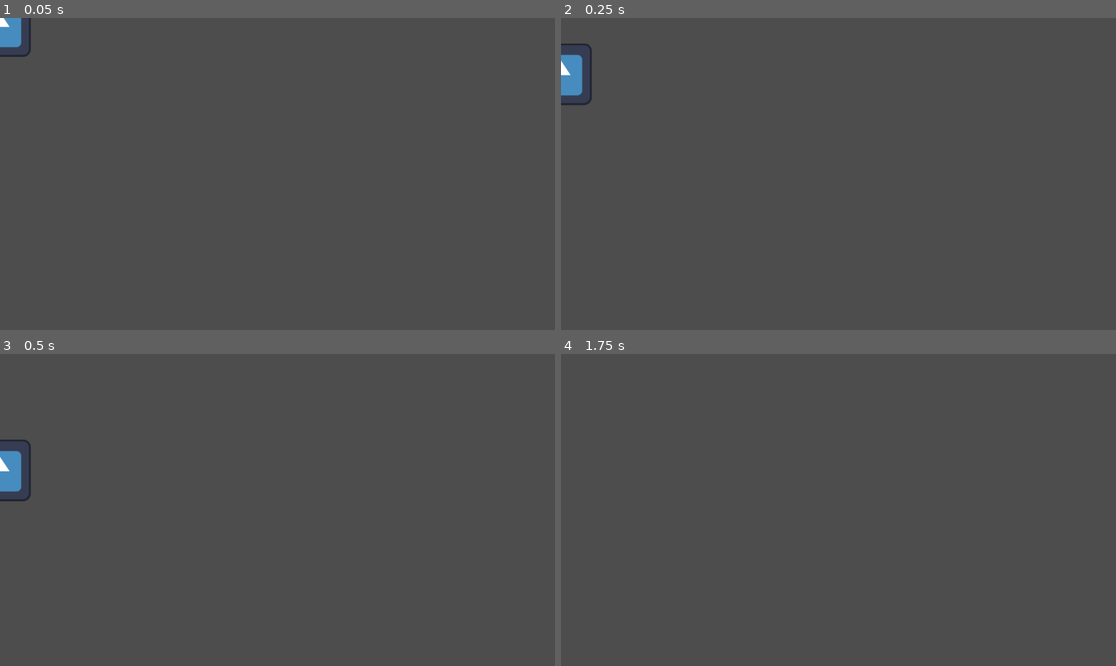
Above: before the commit, frames 1-4 (two rows, left to right).
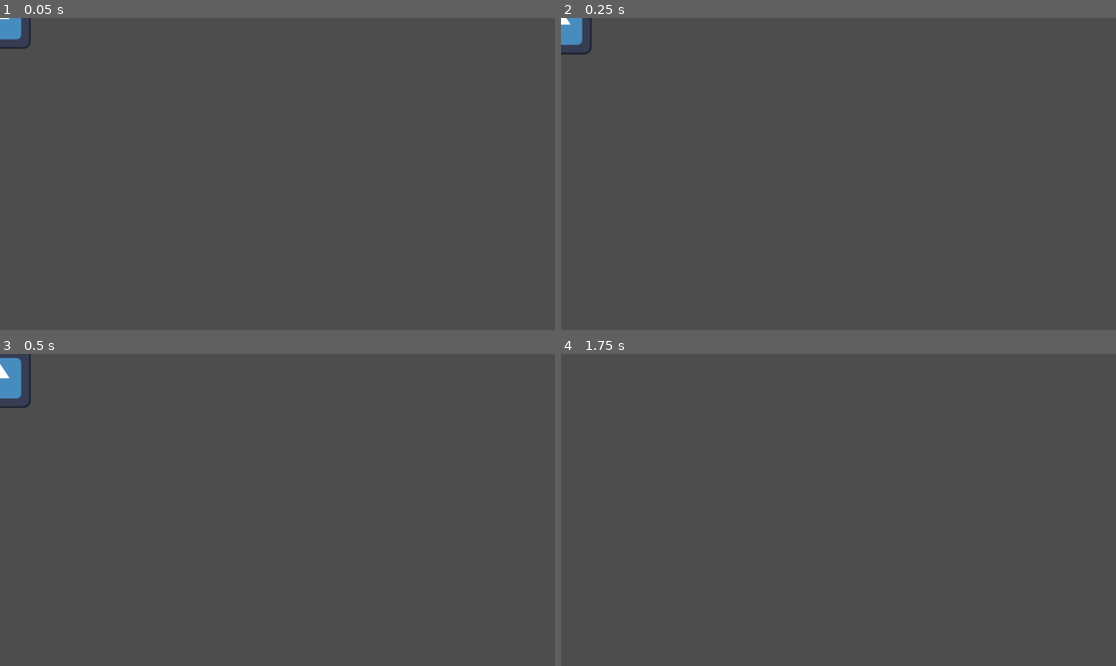
Above: after the commit, the same moments.

Repository: ubeslug/safety-first
Game: Godot game, scene res://scenes/performer/performer.tscn
The game is run twice, just before and just after one commit, with the same random seed, the same clock (stepped at 60 frames per second) and the same inputs. The project has no main scene, so this scene is started directly. The engine's default icon, where the game draws it, is replaced by a stand-in: a white triangle on a blue panel in a dark square.
Inputs:
- Up to frame 1 (0.05 s): no input
- Up to frame 2 (0.25 s): no input
- Up to frame 3 (0.5 s): no input
- Up to frame 4 (1.75 s): hold Space (performer_jump, bound only after the commit) 0.53-1.28 s; hold D (performer_right) from 0.53 s (still down); tap Space (performer_jump, bound only after the commit) at 1.35, 1.52 s

The runs differ from the first frame. In frame 1, 0.2% of the frame differs, in the area x 0-6%, y 0-13%; in frame 2, 1.0%; in frame 3, 1.3%, in the area x 0-6%, y 0-48%; in frame 4, nothing differs.
Error after the commit: Invalid assignment of property or key 'text' with value of type 'String' on a base object of type 'null instance'. (res://scripts/performer.gd:8)

Commit message:
performer jump state

Diff:
--- a/safety-first/project.godot
+++ b/safety-first/project.godot
@@ -28,6 +28,11 @@
 , Object(InputEventKey,"resource_local_to_scene":false,"resource_name":"","device":-1,"window_id":0,"alt_pressed":false …(186 unchanged characters)…
 ]
 }
+performer_jump={
+"deadzone": 0.2,
+"events": [Object(InputEventKey,"resource_local_to_scene":false,"resource_name":"","device":-1,"window_id":0,"alt_pressed":false,"shift_pressed":false,"ctrl_pressed":false,"meta_pressed":false,"pressed":false,"keycode":0,"physical_keycode":32,"key_label":0,"unicode":32,"location":0,"echo":false,"script":null)
+]
+}
 
 [rendering]
 
--- a/safety-first/scenes/menus/title.tscn
+++ b/safety-first/scenes/menus/title.tscn
@@ -1,3 +1,26 @@
 [gd_scene format=3 uid="uid://cwdkuji0ariaj"]
 
 [node name="Title" type="Node2D"]
+
+[node name="CanvasLayer" type="CanvasLayer" parent="."]
+
+[node name="VBoxContainer" type="VBoxContainer" parent="CanvasLayer"]
+anchors_preset = 8
+anchor_left = 0.5
+anchor_top = 0.5
+anchor_right = 0.5
+anchor_bottom = 0.5
+offset_left = -20.0
+offset_top = -20.0
+offset_right = 20.0
+offset_bottom = 20.0
+grow_horizontal = 2
+grow_vertical = 2
+
+[node name="start" type="Button" parent="CanvasLayer/VBoxContainer"]
+layout_mode = 2
+text = "Start"
+
+[node name="quit" type="Button" parent="CanvasLayer/VBoxContainer"]
+layout_mode = 2
+text = "Quit"
--- a/safety-first/scenes/performer/performer.tscn
+++ b/safety-first/scenes/performer/performer.tscn
@@ -6,6 +6,7 @@
 [ext_resource type="Script" uid="uid://v8gufcgh1q7l" path="res://scenes/performer/states/performer_move.gd" id="2_e563t"]
 [ext_resource type="Script" uid="uid://rfigvb0yxlp4" path="res://scenes/performer/states/performer_fall.gd" id="4_epx6r"]
 [ext_resource type="Texture2D" uid="uid://dvjvlqo82gc55" path="res://assets/icon.svg" id="4_g66bp"]
+[ext_resource type="Script" uid="uid://daf4h054qht6y" path="res://scenes/performer/states/performer_jump.gd" id="6_imuhs"]
 
 [sub_resource type="CapsuleShape2D" id="CapsuleShape2D_g66bp"]
 radius = 60.0
@@ -23,14 +24,22 @@
 script = ExtResource("1_4bs5t")
 metadata/_custom_type_script = "uid://dotxrqkqh5f37"
 
-[node name="PerformerMove" type="Node" parent="StateMachine"]
+[node name="PerformerMove" type="Node" parent="StateMachine" node_paths=PackedStringArray("character")]
 script = ExtResource("2_e563t")
+character = NodePath("../..")
 move_speed = 400.0
 metadata/_custom_type_script = "uid://v8gufcgh1q7l"
 
-[node name="PerformerFall" type="Node" parent="StateMachine"]
+[node name="PerformerFall" type="Node" parent="StateMachine" node_paths=PackedStringArray("character")]
 script = ExtResource("4_epx6r")
+character = NodePath("../..")
 metadata/_custom_type_script = "uid://rfigvb0yxlp4"
+
+[node name="PerformerJump" type="Node" parent="StateMachine" node_paths=PackedStringArray("character")]
+script = ExtResource("6_imuhs")
+character = NodePath("../..")
+jump_velocity = 400.0
+metadata/_custom_type_script = "uid://daf4h054qht6y"
 
 [node name="Visuals" type="Node2D" parent="."]
 
--- a/safety-first/scenes/performer/states/performer_fall.gd
+++ b/safety-first/scenes/performer/states/performer_fall.gd
@@ -2,13 +2,13 @@
 
 class_name PerformerFall
 
-@export var gravity: float = 500
+
 @export var fall_move_speed: float = 425
-
-
+@export var character: Performer
+@export var gravity: float = 400 #character.performer_gravity
 
 func physics_update(delta):
-	var character = state_machine.get_parent()
+
 	var direction = Input.get_axis("performer_left", "performer_right")
 
 	if character.is_on_floor() and direction != 0:
@@ -17,7 +17,11 @@
 		state_machine.change_state("performeridle")
 
 
-	character.velocity.y = gravity
+	character.velocity.y += gravity * delta
 	character.velocity.x = direction * fall_move_speed
 
 	character.move_and_slide()
+
+func handle_input(event: InputEvent):
+	if Input.is_action_pressed("performer_jump"):
+		state_machine.change_state("performerjump")
--- a/safety-first/scenes/performer/states/performer_idle.gd
+++ b/safety-first/scenes/performer/states/performer_idle.gd
@@ -16,7 +16,5 @@
 		state_machine.change_state("performerfall")
 
 func handle_input(event: InputEvent):
-	#if Input.is_action_pressed("performer_left") or Input.is_action_just_pressed("performer_right"):
-	#	state_machine.change_state("performermove")
-
-	pass
+	if Input.is_action_pressed("performer_jump"):
+		state_machine.change_state("performerjump")
--- /dev/null
+++ b/safety-first/scenes/performer/states/performer_jump.gd
@@ -0,0 +1,37 @@
+extends State
+
+class_name PerformerJump
+
+@export var character: Performer
+@export var jump_velocity: float
+@export var gravity: float = 400
+@export var fall_move_speed: float = 400
+
+func enter():
+	#print("jumping")
+	jump(jump_velocity)
+
+func update(delta):
+	if character.velocity.y >= 0:
+		state_machine.change_state("performerfall")
+
+func physics_update(delta):
+	character.velocity.y += gravity * delta
+
+	var direction = Input.get_axis("performer_left", "performer_right")
+
+	if character.is_on_floor() and direction != 0:
+		state_machine.change_state("performeridle")
+	elif character.is_on_floor() and direction == 0:
+		state_machine.change_state("performeridle")
+
+	character.velocity.x = direction * fall_move_speed
+
+	character.move_and_slide()
+
+func handle_input(event: InputEvent):
+	if Input.is_action_pressed("performer_jump"):
+		jump(jump_velocity)
+
+func jump(jump_force: float):
+	character.velocity.y = (jump_velocity * -1)
--- a/safety-first/scenes/performer/states/performer_move.gd
+++ b/safety-first/scenes/performer/states/performer_move.gd
@@ -2,10 +2,11 @@
 
 class_name PerformerMove
 
+@export var character: Performer
 @export var move_speed: float = 200
 
+
 func physics_update(delta):
-	var character = state_machine.get_parent()
 	var direction = Input.get_axis("performer_left", "performer_right")
 
 	if direction == 0:
@@ -20,3 +21,7 @@
 func enter():
 	pass
 	#print("entering move state")
+
+func handle_input(event: InputEvent):
+	if Input.is_action_pressed("performer_jump"):
+		state_machine.change_state("performerjump")
--- a/safety-first/scripts/performer.gd
+++ b/safety-first/scripts/performer.gd
@@ -1,5 +1,11 @@
 extends CharacterBody2D
 
+class_name Performer
+
+var performer_gravity: float = 400
+
+func _process(delta):
+	$CanvasLayer/velocity.text = "Velocity: " + str(self.velocity)
 
 func _physics_process(delta):
 	pass
Not shown: 1 places in safety-first/scenes/performer/performer.tscn that only renumber resources
Not shown, added: safety-first/scenes/performer/states/performer_jump.gd.uid
